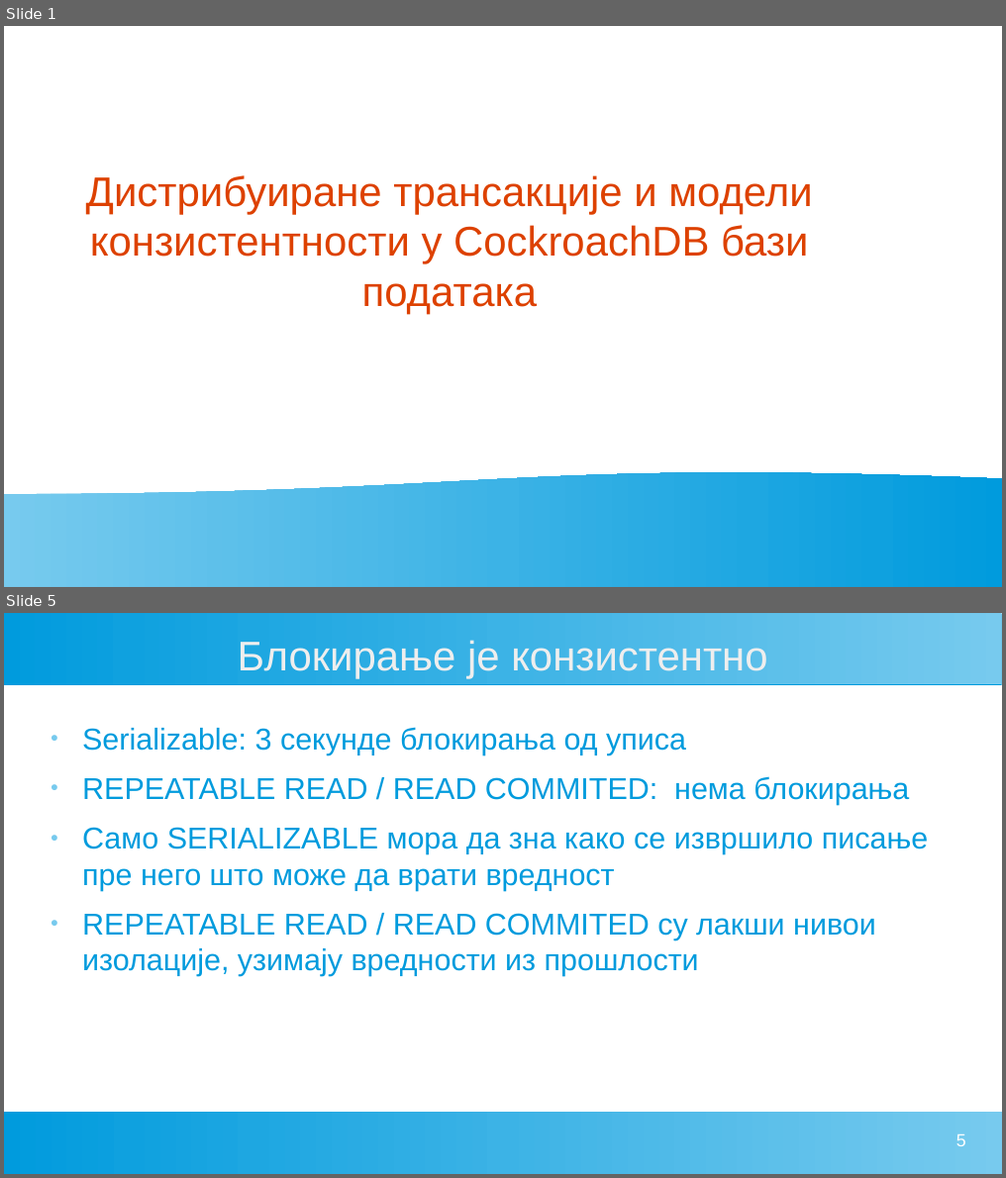
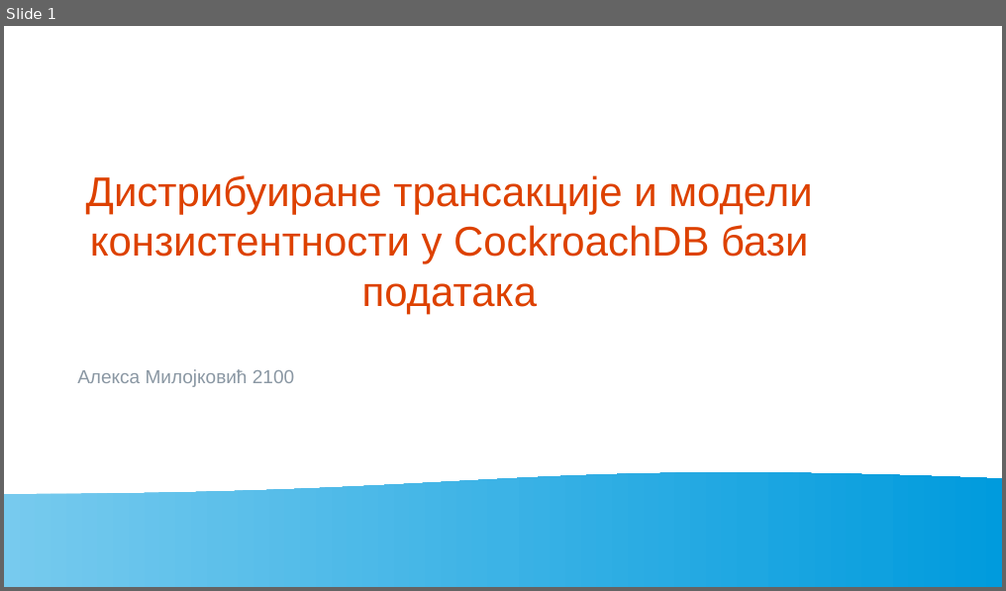
Before and after one commit to AleksaMilojkovic17252/db-seminar-2, a slide deck: seminar.odp. Shown one above the other, each under a label of ours: slides 1 and 5 before the commit, slide 1 after it; the slides between them are not shown. The pictures are 1006x1178 and 1006x591 pixels, drawn with LibreOffice and Linux fonts; fonts in the diff are those of the drawing. Boxes give left, top, right and bottom in pixels: in the first picture for what was removed or moved away, otherwise in the second. Text is boxed around its words. In the diff, an @@ line names an element or a change of style, - is before the commit and + after.

```diff
--- a/seminar.odp
+++ b/seminar.odp
@@ slide 5 removed at (4,613,1002,1174), background #FFFFFF @@
@@ rectangle removed at (4,613,1002,684) @@
@@ title removed at (238,640,767,679) @@
-Блокирање је конзистентно
@@ text removed at (82,727,928,976) @@
-● Serializable: 3 секунде блокирања од уписа
-● REPEATABLE READ / READ COMMITED: нема блокирања
-● Само SERIALIZABLE мора да зна како се извршило писање пре него што може да врати вредност
-● REPEATABLE READ / READ COMMITED су лакши нивои изолације, узимају вредности из прошлости
@@ rectangle removed at (4,1112,1002,1174) @@
@@ page number removed at (956,1135,966,1147) @@
-5
@@ slide 1 changed as well @@
@@ text added at (77,370,294,387), 15 pt, text #8A97A3 @@
+Алекса Милојковић 2100
```
Also in this commit, not shown: 1 other slide changed, 18 slides added, 5 other slides removed, 1 other file.
